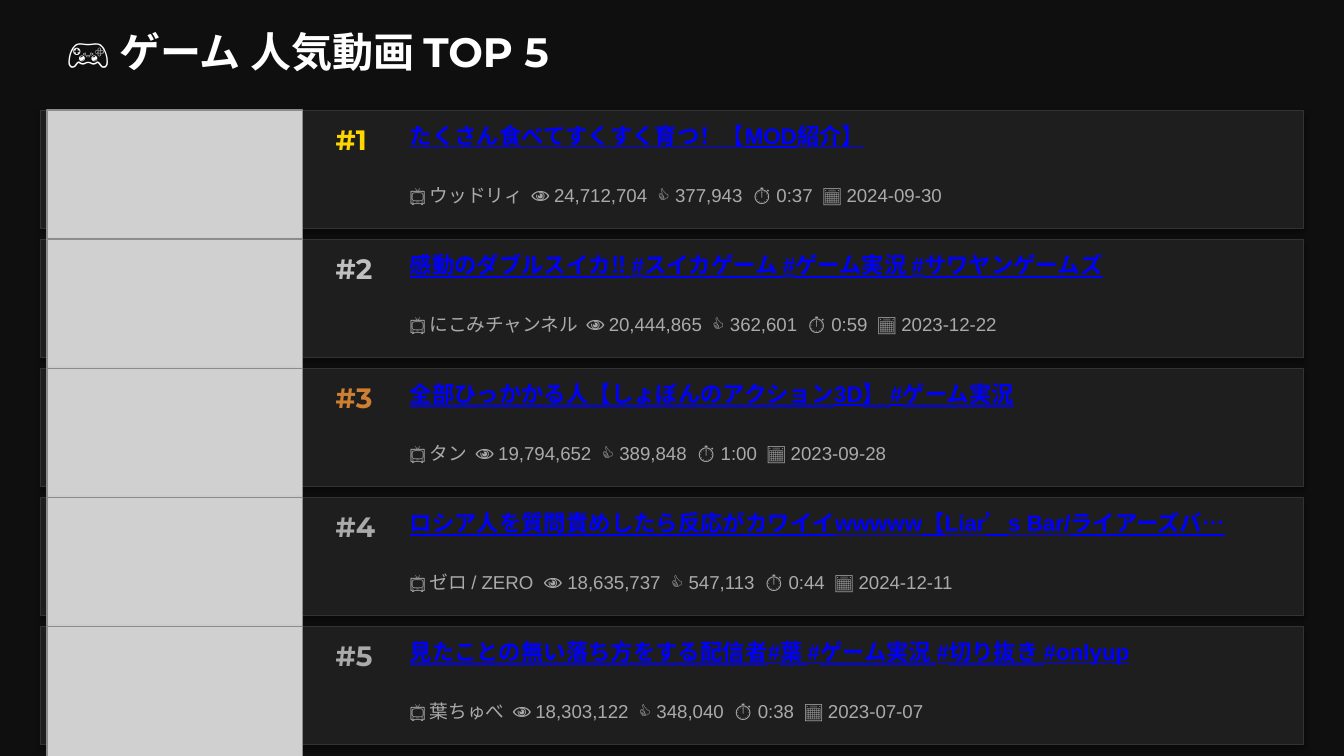
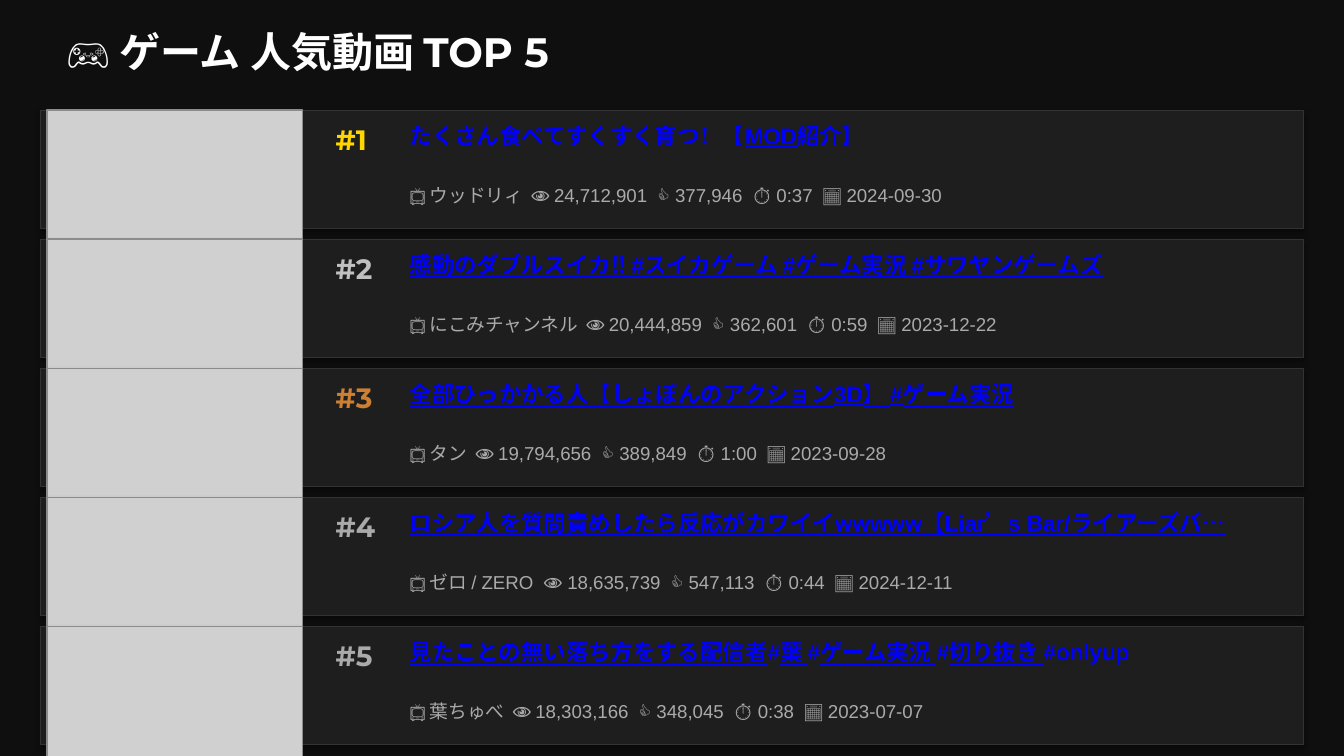
Before and after one commit to asaneasaburo0910-hub/youtube-crawler, a slide deck: slide 13 of youtube_ranking_20260513.pptx. Drawn at 1344x756 pixels with LibreOffice and Linux fonts; fonts in the diff are those of the drawing; grey boxes stand for pictures. Boxes give left, top, right and bottom in pixels: in the first picture for what was removed or moved away, otherwise in the second. Text is boxed around its words. In the diff, an @@ line names an element or a change of style, - is before the commit and + after.

```diff
--- a/youtube_ranking_20260513.pptx
+++ b/youtube_ranking_20260513.pptx
@@ text at [430, 187, 942, 205]: text changed @@
-📺 ウッドリィ 👁 24,712,704 👍 377,943 ⏱ 0:37 📅 2024-09-30
+📺 ウッドリィ 👁 24,712,901 👍 377,946 ⏱ 0:37 📅 2024-09-30
@@ text at [430, 316, 996, 334]: text changed @@
-📺 にこみチャンネル 👁 20,444,865 👍 362,601 ⏱ 0:59 📅 2023-12-22
+📺 にこみチャンネル 👁 20,444,859 👍 362,601 ⏱ 0:59 📅 2023-12-22
@@ text at [430, 445, 886, 463]: text changed @@
-📺 タン 👁 19,794,652 👍 389,848 ⏱ 1:00 📅 2023-09-28
+📺 タン 👁 19,794,656 👍 389,849 ⏱ 1:00 📅 2023-09-28
@@ text at [430, 574, 953, 592]: text changed @@
-📺 ゼロ / ZERO 👁 18,635,737 👍 547,113 ⏱ 0:44 📅 2024-12-11
+📺 ゼロ / ZERO 👁 18,635,739 👍 547,113 ⏱ 0:44 📅 2024-12-11
@@ text at [430, 702, 923, 721]: text changed @@
-📺 葉ちゅべ 👁 18,303,122 👍 348,040 ⏱ 0:38 📅 2023-07-07
+📺 葉ちゅべ 👁 18,303,166 👍 348,045 ⏱ 0:38 📅 2023-07-07
```
Also in this commit, not shown: 13 other slides changed.
